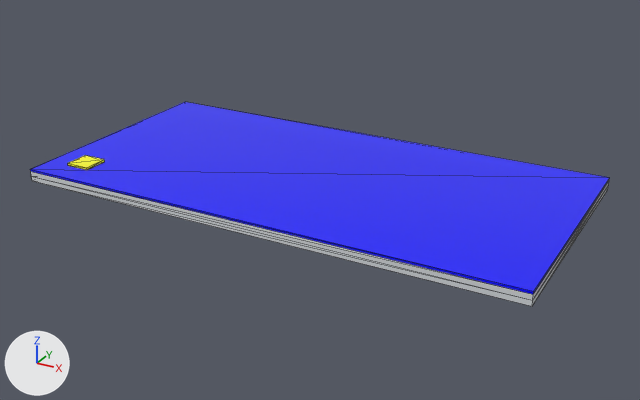
The OBJ model frontend/public/signs/Tem decal in bế.obj as it was, and as the next commit left it.
Both versions are drawn from a camera (50 mm lens) standing at (0.255, -0.228, 0.133) and looking at (0.103, 0.047, -0.005). The lights are fixed; the arrows at lower left show +X, +Y and +Z. The first picture is the older version. Mesh edges are drawn as thin lines. Where no turn or scale is listed for an object, it has been applied to the vertices. Vertices at exactly the same position are counted once.

Before the edit, the objects in view are built like this:
```python
me_tem_decal_in_be = bpy.data.meshes.new('tem_decal_in_be')
me_tem_decal_in_be.from_pydata(...)  # 24 vertices, 44 faces; spans x 0.0..0.2, y 0.0..0.1, z 0.0..0.006
# faces by material slot: [22, 10, 12]
me_tem_decal_in_be.materials.append(mat_mat_b0b8c0)  # light grey #d8dde1
me_tem_decal_in_be.materials.append(mat_mat_0000ff)  # blue #0000ff
me_tem_decal_in_be.materials.append(mat_mat_ffff00)  # yellow #ffff00
ob_tem_decal_in_be = bpy.data.objects.new('tem_decal_in_be', me_tem_decal_in_be)
ob_tem_decal_in_be.location = (0.0, 0.0, 0.0)
```
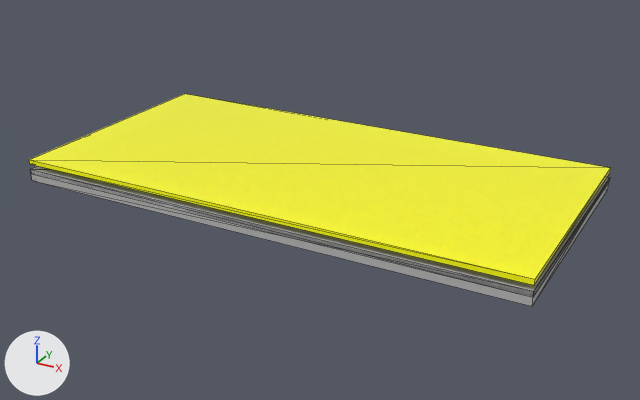
What differs and where, as boxes (x1, y1, x2, y2) in the pictures (640 x 400 px):
```json
{"object": "tem_decal_in_be", "change": "reshaped", "before": [30, 102, 609, 306], "after": [29, 94, 611, 306]}
{"part": 1, "of": "me_tem_decal_in_be", "change": "added", "after": [29, 94, 611, 285], "on screen": "yellow"}
{"part": 2, "of": "me_tem_decal_in_be", "change": "deleted", "before": [68, 155, 104, 170]}
{"part": 3, "of": "me_tem_decal_in_be", "change": "reshaped", "before": [30, 169, 609, 306], "after": [30, 169, 609, 306]}
{"part": 4, "of": "me_tem_decal_in_be", "change": "recoloured", "before": [32, 102, 609, 291], "after": [32, 166, 609, 291]}
```

Scene script edits in JSON lines:
```json
{"op": "add", "block": "mat_mat_ffffff", "code": ["mat_mat_ffffff = principled_material('Mat_ffffff')", "mat_mat_ffffff.base_color = (1.0, 1.0, 1.0)  # white #ffffff", "mat_mat_ffffff.roughness = 0.0"]}
{"op": "add", "block": "mat_mat_808080", "code": ["mat_mat_808080 = principled_material('Mat_808080')", "mat_mat_808080.base_color = (0.502, 0.502, 0.502)  # grey #bcbcbc", "mat_mat_808080.roughness = 0.0"]}
{"block": "me_tem_decal_in_be", "where": "# used by ob_tem_decal_in_be; location = (0.0, 0.0, 0.0)"}
{"op": "remove", "block": "me_tem_decal_in_be", "code": "me_tem_decal_in_be.from_pydata(...)  # 24 vertices, 44 faces; spans x 0.0..0.2, y 0.0..0.1, z 0.0..0.006"}
{"op": "remove", "block": "me_tem_decal_in_be", "code": "me_tem_decal_in_be.materials.append(mat_mat_b0b8c0)  # light grey #d8dde1"}
{"op": "add", "block": "me_tem_decal_in_be", "code": "me_tem_decal_in_be.from_pydata(...)  # 20 vertices, 34 faces; spans x 0.0..0.2, y 0.0..0.1, z 0.0..0.009"}
{"block": "me_tem_decal_in_be", "change": "me_tem_decal_in_be part 1: a new loose piece, a box spanning x 0.0..0.2, y 0.0..0.1, z 0.007..0.009, in mat_mat_ffff00 (yellow #ffff00)"}
{"block": "me_tem_decal_in_be", "change": "me_tem_decal_in_be part 2: the loose piece of 8 vertices spanning x 0.01..0.02, y 0.01..0.02, z 0.005..0.006 is deleted"}
{"block": "me_tem_decal_in_be", "change": "me_tem_decal_in_be part 3"}
{"block": "me_tem_decal_in_be", "change": "8 vertices are removed from x 0.0..0.2, y 0.0..0.1, z 0.002..0.004"}
{"block": "me_tem_decal_in_be", "change": "28 faces are deleted"}
{"block": "me_tem_decal_in_be", "change": "4 vertices are added at (0.0, 0.0, 0.003), (0.2, 0.0, 0.003), (0.2, 0.1, 0.003), (0.0, 0.1, 0.003)"}
{"block": "me_tem_decal_in_be", "change": "8 new faces join them, mat_mat_808080 (grey #bcbcbc)"}
{"block": "me_tem_decal_in_be", "change": "10 new faces join them, mat_mat_ffffff (white #ffffff)"}
{"block": "me_tem_decal_in_be", "change": "me_tem_decal_in_be part 4: 2 faces spanning x 0.0..0.2, y 0.0..0.1, z 0.005 switch from mat_mat_0000ff (blue #0000ff) to mat_mat_808080 (grey #bcbcbc)"}
{"op": "add", "block": "me_tem_decal_in_be", "code": "me_tem_decal_in_be.materials.append(mat_mat_ffffff)  # white #ffffff"}
```
